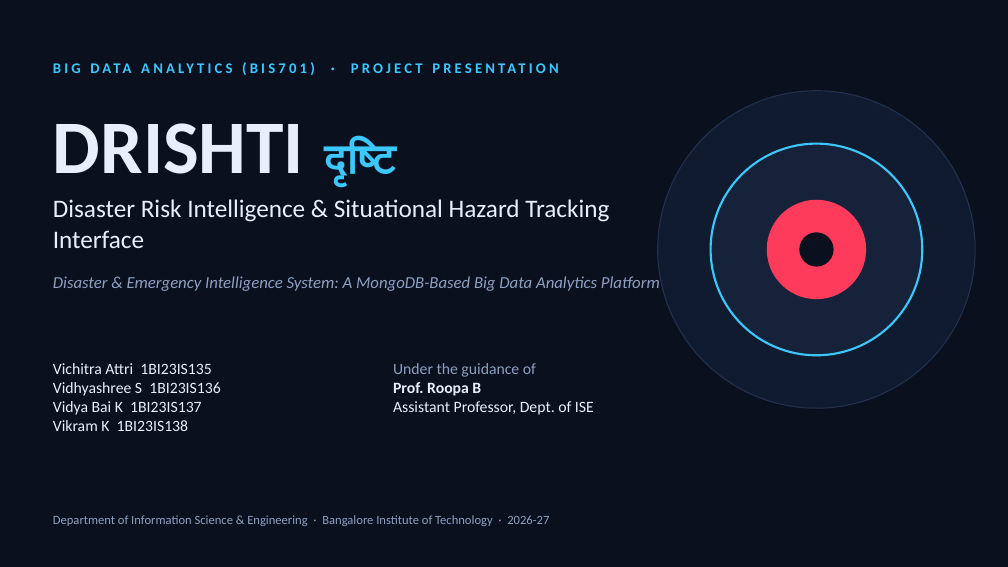
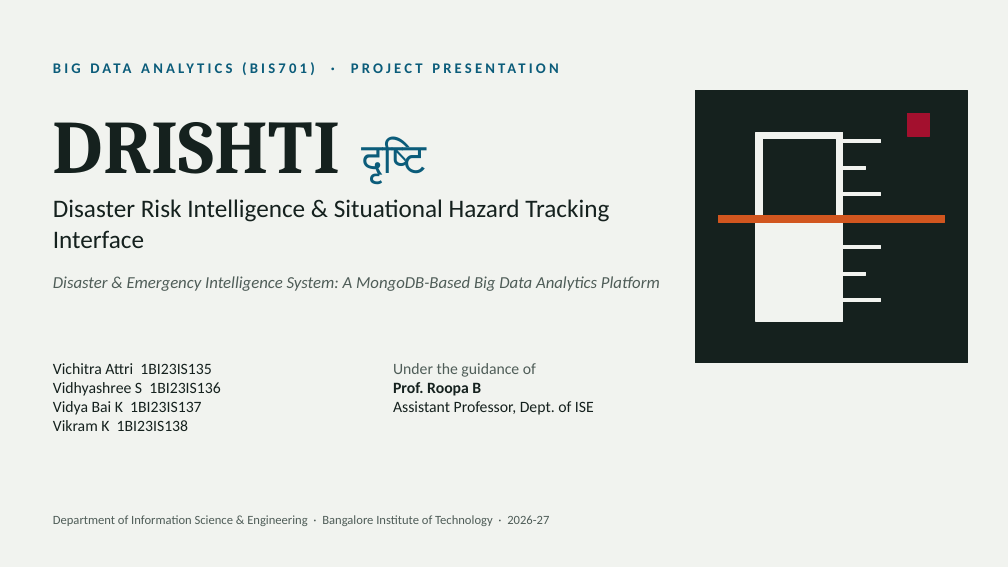
Before and after one commit to mevichitra/drishti-disaster-intelligence, a slide deck: slide 1 of docs/DRISHTI_BDA_Presentation.pptx. Drawn at 1008x567 pixels with LibreOffice and Linux fonts; fonts in the diff are those of the drawing. Boxes give left, top, right and bottom in pixels: in the first picture for what was removed or moved away, otherwise in the second. Text is boxed around its words. In the diff, an @@ line names an element or a change of style, - is before the commit and + after.

Commit message:
Redesign UI on a documented design system (flood-bulletin aesthetic); restyle deck

```diff
--- a/docs/DRISHTI_BDA_Presentation.pptx
+++ b/docs/DRISHTI_BDA_Presentation.pptx
@@ background #0A101D to #F1F3EF @@
@@ text "BIG DATA ANALYTICS (BIS701) · ..." at bbox=[474, 276, 597, 291]: text colour #3CC8FF to #0B5C7A @@
@@ text "DRISHTI दृष्टि" at bbox=[53, 122, 427, 185]: font Calibri to Cambria, text colour #E8EEFB to #15211E in "DRISHTI"; text colour #3CC8FF to #0B5C7A, bold off in "दृष्टि" @@
@@ rectangle: place and size @@
-rectangle at bbox=[658, 91, 975, 408]
+rectangle at bbox=[696, 91, 968, 363]
@@ rectangle at bbox=[696, 91, 968, 363]: ellipse to rectangle; fill #111B2F to #15211E; outline #22314F 1 pt to #15211E 1 pt @@
@@ rectangle added at bbox=[907, 113, 930, 136], fill #A3102E, outline #A3102E 1 pt @@
@@ rectangle: place and size @@
-rectangle at bbox=[711, 144, 923, 355]
+rectangle at bbox=[756, 132, 843, 321]
@@ rectangle at bbox=[756, 132, 843, 321]: ellipse to rectangle; fill #16223A to #F1F3EF; outline #3CC8FF 2 pt to #F1F3EF 1 pt @@
@@ rectangle added at bbox=[764, 140, 836, 216], fill #15211E, outline #15211E 1 pt @@
@@ rectangle added at bbox=[843, 140, 881, 143], fill #F1F3EF, outline #F1F3EF 1 pt @@
@@ rectangle added at bbox=[843, 166, 866, 169], fill #F1F3EF, outline #F1F3EF 1 pt @@
@@ text "Disaster Risk Intelligence & Situational ..." at bbox=[53, 199, 609, 248]: text colour #E8EEFB to #15211E @@
@@ ellipse removed at bbox=[768, 200, 866, 299] @@
@@ rectangle added at bbox=[843, 193, 881, 196], fill #F1F3EF, outline #F1F3EF 1 pt @@
@@ rectangle added at bbox=[718, 216, 945, 222], fill #D1561F, outline #D1561F 1 pt @@
@@ ellipse removed at bbox=[800, 233, 833, 266] @@
@@ rectangle added at bbox=[843, 219, 866, 222], fill #F1F3EF, outline #F1F3EF 1 pt @@
@@ rectangle added at bbox=[843, 246, 881, 249], fill #F1F3EF, outline #F1F3EF 1 pt @@
@@ text "Disaster & Emergency Intelligence System: ..." at bbox=[53, 276, 660, 291]: text colour #8DA0C2 to #4F5D58 @@
@@ rectangle added at bbox=[843, 272, 866, 275], fill #F1F3EF, outline #F1F3EF 1 pt @@
@@ rectangle added at bbox=[843, 299, 881, 302], fill #F1F3EF, outline #F1F3EF 1 pt @@
@@ text "Vichitra Attri 1BI23IS135" at bbox=[53, 363, 221, 431]: text colour #E8EEFB to #15211E @@
@@ text "Under the guidance of" at bbox=[393, 363, 594, 415]: text colour #8DA0C2 to #4F5D58 in "Under the guidance of"; text colour #E8EEFB to #15211E in "Prof. Roopa B", "Assistant Professor, Dept. of ISE" @@
@@ text "Department of Information Science & ..." at bbox=[53, 515, 549, 526]: text colour #8DA0C2 to #4F5D58 @@
```
Also in this commit, not shown: 17 other slides changed, 30 other files.
